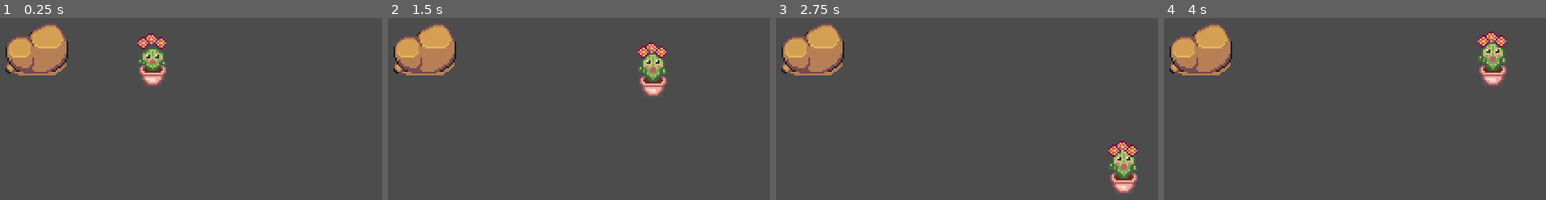
Above: before the commit, frames 1-4 (left to right).
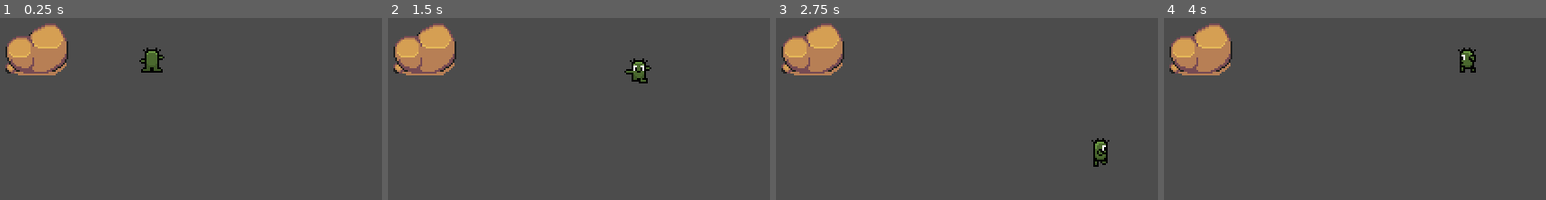
Above: after the commit, the same moments.

Repository: dsp125/CactusGame
Game: Godot game, scene res://World.tscn
Same seed, same stepped clock (60 frames per second), same inputs: the game is played once before the commit and once after it.
Inputs:
- Up to frame 1 (0.25 s): no input
- Up to frame 2 (1.5 s): hold Right (ui_right) 0.53-1.28 s; hold Down (ui_down) from 1.28 s (still down)
- Up to frame 3 (2.75 s): release Down (ui_down) at 2.03 s; hold Right (ui_right) from 2.03 s (still down)
- Up to frame 4 (4 s): release Right (ui_right) at 2.78 s; hold Up (ui_up) 2.78-3.53 s; hold Left (ui_left) from 3.53 s (still down)

The runs differ from the first frame. In frame 1, 1.6% of the frame differs, in the area x 36-44%, y 8-37%; in frame 2, 2.0%; in frame 3, 2.2%; in frame 4, 2.2%, in the area x 76-90%, y 7-37%.

Commit message:
Player movement animated

Diff:
--- a/Player/Player.gd
+++ b/Player/Player.gd
@@ -1,12 +1,14 @@
 extends KinematicBody2D
 
 const ACCEL = 400
-const MAX_SPD = 80
-const FRICTION = 400
+const MAX_SPD = 70
+const FRICTION = 500
 
 var velocity = Vector2.ZERO
 
 onready var animationPlayer = $AnimationPlayer
+onready var animationTree = $AnimationTree
+onready var animationState = animationTree.get("parameters/playback")
 
 func _physics_process(delta):
 	var input_vector = Vector2.ZERO
@@ -15,11 +17,13 @@
 	input_vector = input_vector.normalized()
 
 	if input_vector != Vector2.ZERO:
-		animationPlayer.play("Hop")
+		animationTree.set("parameters/Idle/blend_position", input_vector)
+		animationTree.set("parameters/Walk/blend_position", input_vector)
+		animationState.travel("Walk")
 		velocity = velocity.move_toward(input_vector * MAX_SPD, ACCEL * delta)
 
 	else:
-		animationPlayer.play("Idle")
+		animationState.travel("Idle")
 		velocity = velocity.move_toward(Vector2.ZERO, FRICTION*delta)
 
 	velocity = move_and_slide(velocity)
--- a/Player/Player.tscn
+++ b/Player/Player.tscn
@@ -1,46 +1,81 @@
-[gd_scene load_steps=7 format=2]
+[gd_scene load_steps=27 format=2]
 
 [ext_resource path="res://Player/Player.gd" type="Script" id=1]
-[ext_resource path="res://Sprites/cactus-hop.png" type="Texture" id=2]
+[ext_resource path="res://Sprites/lovebud-Sheet.png" type="Texture" id=2]
 
 [sub_resource type="CapsuleShape2D" id=1]
 radius = 5.0
 height = 8.0
 
-[sub_resource type="Animation" id=2]
-resource_name = "Hop"
-length = 0.85
-loop = true
-tracks/0/type = "value"
-tracks/0/path = NodePath("Sprite:frame")
-tracks/0/interp = 1
-tracks/0/loop_wrap = true
-tracks/0/imported = false
-tracks/0/enabled = true
-tracks/0/keys = {
-"times": PoolRealArray( 0.1, 0.2, 0.3, 0.4, 0.5, 0.6, 0.7, 0.8 ),
-"transitions": PoolRealArray( 1, 1, 1, 1, 1, 1, 1, 1 ),
-"update": 1,
-"values": [ 1, 2, 3, 4, 5, 6, 7, 8 ]
-}
-
 [sub_resource type="Animation" id=4]
-resource_name = "Idle"
-step = 0.6
-tracks/0/type = "value"
-tracks/0/path = NodePath("Sprite:frame")
-tracks/0/interp = 1
-tracks/0/loop_wrap = true
-tracks/0/imported = false
-tracks/0/enabled = true
-tracks/0/keys = {
-"times": PoolRealArray( 0.8 ),
-"transitions": PoolRealArray( 1 ),
-"update": 1,
-"values": [ 0 ]
-}
-
-[sub_resource type="Animation" id=3]
+resource_name = "Idle Down"
+length = 0.6
+loop = true
+tracks/0/type = "value"
+tracks/0/path = NodePath("Sprite:frame")
+tracks/0/interp = 1
+tracks/0/loop_wrap = true
+tracks/0/imported = false
+tracks/0/enabled = true
+tracks/0/keys = {
+"times": PoolRealArray( 0, 0.1, 0.2, 0.3, 0.4, 0.5 ),
+"transitions": PoolRealArray( 1, 1, 1, 1, 1, 1 ),
+"update": 1,
+"values": [ 55, 56, 57, 58, 59, 60 ]
+}
+
+[sub_resource type="Animation" id=5]
+resource_name = "Idle Left"
+length = 0.6
+loop = true
+tracks/0/type = "value"
+tracks/0/path = NodePath("Sprite:frame")
+tracks/0/interp = 1
+tracks/0/loop_wrap = true
+tracks/0/imported = false
+tracks/0/enabled = true
+tracks/0/keys = {
+"times": PoolRealArray( 0, 0.1, 0.2, 0.3, 0.4, 0.5 ),
+"transitions": PoolRealArray( 1, 1, 1, 1, 1, 1 ),
+"update": 1,
+"values": [ 37, 38, 39, 40, 41, 42 ]
+}
+
+[sub_resource type="Animation" id=6]
+resource_name = "Idle Right"
+length = 0.6
+loop = true
+tracks/0/type = "value"
+tracks/0/path = NodePath("Sprite:frame")
+tracks/0/interp = 1
+tracks/0/loop_wrap = true
+tracks/0/imported = false
+tracks/0/enabled = true
+tracks/0/keys = {
+"times": PoolRealArray( 0, 0.1, 0.2, 0.3, 0.4, 0.5 ),
+"transitions": PoolRealArray( 1, 1, 1, 1, 1, 1 ),
+"update": 1,
+"values": [ 46, 47, 48, 49, 50, 51 ]
+}
+
+[sub_resource type="Animation" id=7]
+resource_name = "Idle Up"
+length = 0.6
+loop = true
+tracks/0/type = "value"
+tracks/0/path = NodePath("Sprite:frame")
+tracks/0/interp = 1
+tracks/0/loop_wrap = true
+tracks/0/imported = false
+tracks/0/enabled = true
+tracks/0/keys = {
+"times": PoolRealArray( 0, 0.1, 0.2, 0.3, 0.4, 0.5 ),
+"transitions": PoolRealArray( 1, 1, 1, 1, 1, 1 ),
+"update": 1,
+"values": [ 64, 65, 66, 67, 68, 69 ]
+}
+
+[sub_resource type="Animation" id=14]
 length = 0.001
 tracks/0/type = "value"
 tracks/0/path = NodePath("Sprite:frame")
@@ -52,8 +87,150 @@
 "times": PoolRealArray( 0 ),
 "transitions": PoolRealArray( 1 ),
 "update": 1,
-"values": [ 1 ]
-}
+"values": [ 54 ]
+}
+
+[sub_resource type="Animation" id=15]
+resource_name = "Spawn"
+length = 0.8
+tracks/0/type = "value"
+tracks/0/path = NodePath("Sprite:frame")
+tracks/0/interp = 1
+tracks/0/loop_wrap = true
+tracks/0/imported = false
+tracks/0/enabled = true
+tracks/0/keys = {
+"times": PoolRealArray( 0, 0.1, 0.2, 0.3, 0.4, 0.5, 0.6, 0.7, 0.8 ),
+"transitions": PoolRealArray( 1, 1, 1, 1, 1, 1, 1, 1, 1 ),
+"update": 1,
+"values": [ 72, 73, 74, 75, 76, 77, 78, 79, 80 ]
+}
+
+[sub_resource type="Animation" id=11]
+resource_name = "Walk Down"
+length = 0.6
+loop = true
+tracks/0/type = "value"
+tracks/0/path = NodePath("Sprite:frame")
+tracks/0/interp = 1
+tracks/0/loop_wrap = true
+tracks/0/imported = false
+tracks/0/enabled = true
+tracks/0/keys = {
+"times": PoolRealArray( 0, 0.1, 0.2, 0.3, 0.4, 0.5 ),
+"transitions": PoolRealArray( 1, 1, 1, 1, 1, 1 ),
+"update": 1,
+"values": [ 10, 11, 12, 13, 14, 15 ]
+}
+
+[sub_resource type="Animation" id=12]
+resource_name = "Walk Left"
+length = 0.6
+loop = true
+tracks/0/type = "value"
+tracks/0/path = NodePath("Sprite:frame")
+tracks/0/interp = 1
+tracks/0/loop_wrap = true
+tracks/0/imported = false
+tracks/0/enabled = true
+tracks/0/keys = {
+"times": PoolRealArray( 0, 0.1, 0.2, 0.3, 0.4, 0.5 ),
+"transitions": PoolRealArray( 1, 1, 1, 1, 1, 1 ),
+"update": 1,
+"values": [ 28, 29, 30, 31, 32, 33 ]
+}
+
+[sub_resource type="Animation" id=2]
+resource_name = "Walk Right"
+length = 0.6
+loop = true
+tracks/0/type = "value"
+tracks/0/path = NodePath("Sprite:frame")
+tracks/0/interp = 1
+tracks/0/loop_wrap = true
+tracks/0/imported = false
+tracks/0/enabled = true
+tracks/0/keys = {
+"times": PoolRealArray( 0, 0.1, 0.2, 0.3, 0.4, 0.5 ),
+"transitions": PoolRealArray( 1, 1, 1, 1, 1, 1 ),
+"update": 1,
+"values": [ 1, 2, 3, 4, 5, 6 ]
+}
+
+[sub_resource type="Animation" id=13]
+resource_name = "Walk Up"
+length = 0.6
+loop = true
+tracks/0/type = "value"
+tracks/0/path = NodePath("Sprite:frame")
+tracks/0/interp = 1
+tracks/0/loop_wrap = true
+tracks/0/imported = false
+tracks/0/enabled = true
+tracks/0/keys = {
+"times": PoolRealArray( 0, 0.1, 0.2, 0.3, 0.4, 0.5 ),
+"transitions": PoolRealArray( 1, 1, 1, 1, 1, 1 ),
+"update": 1,
+"values": [ 19, 20, 21, 22, 23, 24 ]
+}
+
+[sub_resource type="AnimationNodeAnimation" id=16]
+animation = "Idle Left"
+
+[sub_resource type="AnimationNodeAnimation" id=17]
+animation = "Idle Down"
+
+[sub_resource type="AnimationNodeAnimation" id=18]
+animation = "Idle Up"
+
+[sub_resource type="AnimationNodeAnimation" id=19]
+animation = "Idle Right"
+
+[sub_resource type="AnimationNodeBlendSpace2D" id=20]
+blend_point_0/node = SubResource( 16 )
+blend_point_0/pos = Vector2( -1, 0 )
+blend_point_1/node = SubResource( 17 )
+blend_point_1/pos = Vector2( 0, 1 )
+blend_point_2/node = SubResource( 18 )
+blend_point_2/pos = Vector2( 0, -1 )
+blend_point_3/node = SubResource( 19 )
+blend_point_3/pos = Vector2( 1, 0 )
+blend_mode = 1
+
+[sub_resource type="AnimationNodeAnimation" id=21]
+animation = "Walk Left"
+
+[sub_resource type="AnimationNodeAnimation" id=22]
+animation = "Walk Down"
+
+[sub_resource type="AnimationNodeAnimation" id=23]
+animation = "Walk Up"
+
+[sub_resource type="AnimationNodeAnimation" id=24]
+animation = "Walk Right"
+
+[sub_resource type="AnimationNodeBlendSpace2D" id=25]
+blend_point_0/node = SubResource( 21 )
+blend_point_0/pos = Vector2( -1, 0 )
+blend_point_1/node = SubResource( 22 )
+blend_point_1/pos = Vector2( 0, 1 )
+blend_point_2/node = SubResource( 23 )
+blend_point_2/pos = Vector2( 0, -1 )
+blend_point_3/node = SubResource( 24 )
+blend_point_3/pos = Vector2( 1, 0 )
+blend_mode = 1
+
+[sub_resource type="AnimationNodeStateMachineTransition" id=26]
+
+[sub_resource type="AnimationNodeStateMachine" id=27]
+states/Idle/node = SubResource( 20 )
+states/Idle/position = Vector2( 368, 81 )
+states/Walk/node = SubResource( 25 )
+states/Walk/position = Vector2( 564, 81 )
+transitions = [ "Idle", "Walk", SubResource( 26 ) ]
+start_node = "Idle"
+
+[sub_resource type="AnimationNodeStateMachinePlayback" id=28]
 
 [node name="Player" type="KinematicBody2D"]
 script = ExtResource( 1 )
@@ -65,13 +242,29 @@
 position = Vector2( 0, -11 )
 texture = ExtResource( 2 )
 hframes = 9
-frame = 1
+vframes = 9
+frame = 54
 
 [node name="CollisionShape2D" type="CollisionShape2D" parent="."]
 rotation = 1.5708
 shape = SubResource( 1 )
 
 [node name="AnimationPlayer" type="AnimationPlayer" parent="."]
-anims/Hop = SubResource( 2 )
-anims/Idle = SubResource( 4 )
-anims/RESET = SubResource( 3 )
+"anims/Idle Down" = SubResource( 4 )
+"anims/Idle Left" = SubResource( 5 )
+"anims/Idle Right" = SubResource( 6 )
+"anims/Idle Up" = SubResource( 7 )
+anims/RESET = SubResource( 14 )
+anims/Spawn = SubResource( 15 )
+"anims/Walk Down" = SubResource( 11 )
+"anims/Walk Left" = SubResource( 12 )
+"anims/Walk Right" = SubResource( 2 )
+"anims/Walk Up" = SubResource( 13 )
+
+[node name="AnimationTree" type="AnimationTree" parent="."]
+tree_root = SubResource( 27 )
+anim_player = NodePath("../AnimationPlayer")
+active = true
+parameters/playback = SubResource( 28 )
+parameters/Idle/blend_position = Vector2( 0, -0.732759 )
+parameters/Walk/blend_position = Vector2( -0.171157, 0.293103 )
Binary file added: Sprites/lovebud-Sheet.png
Not shown, added: Sprites/lovebud-Sheet.png.import
